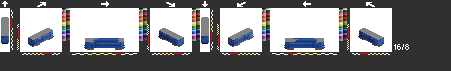
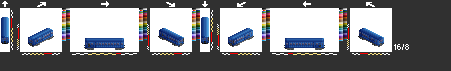
Comparing the layer stacks of the two 451x71 images. Changes:
painted on "ml" over [1, 17, 384, 48]
